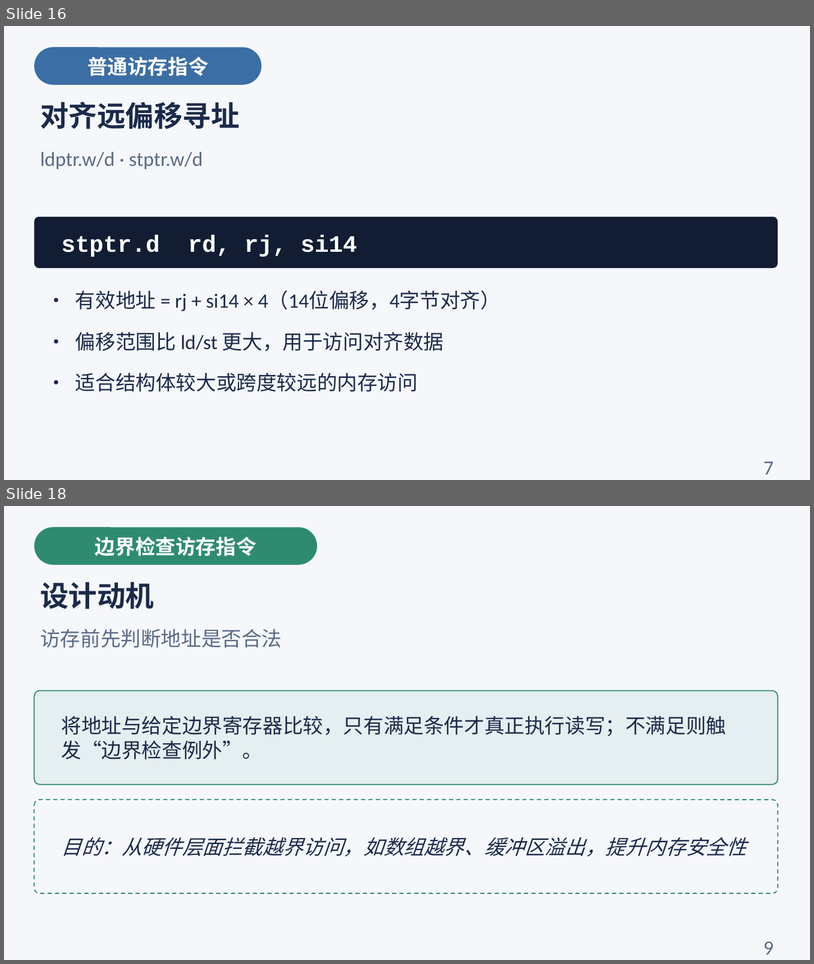
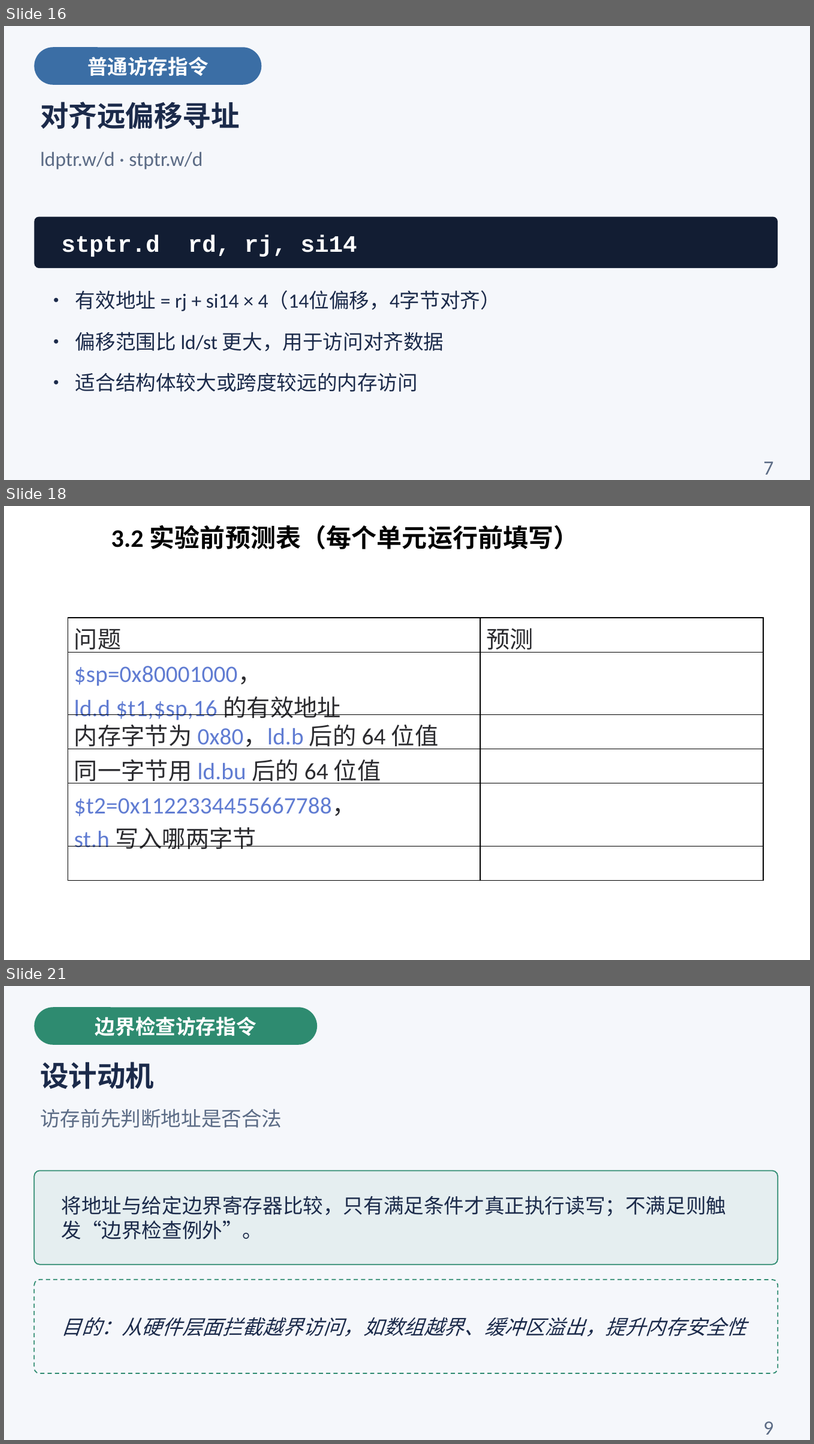
Before and after one commit to cxi218447-byte/miniOS, a slide deck: docs/04/04_load_store_course.pptx. Shown one above the other, each under a label of ours: slides 16 and 18 before the commit, slides 16, 18 and 21 after it; the slides between them are not shown. The pictures are 814x964 and 814x1444 pixels, drawn with LibreOffice and Linux fonts; fonts in the diff are those of the drawing. Boxes give left, top, right and bottom in pixels: in the first picture for what was removed or moved away, otherwise in the second. Text is boxed around its words. In the diff, an @@ line names an element or a change of style, - is before the commit and + after.

```diff
--- a/docs/04/04_load_store_course.pptx
+++ b/docs/04/04_load_store_course.pptx
@@ slide 18 added at <box>4,506,810,960</box>, background #FFFFFF @@
@@ text added at <box>111,525,579,549</box>, 30 pt, text #000000, bold @@
+3.2 实验前预测表（每个单元运行前填写）
@@ table added at <box>68,618,764,880</box>, 6 rows, 2 columns @@
+问题 | 预测
+$sp=0x80001000， / ld.d $t1,$sp,16 的有效地址 | 
+内存字节为 0x80，ld.b 后的 64 位值 | 
+同一字节用 ld.bu 后的 64 位值 | 
+$t2=0x1122334455667788， / st.h 写入哪两字节 | 
+ | 
@@ what was slide 18 is now slide 21 @@
```
Also in this commit, not shown: 3 slides changed, 2 other slides added, 1 other file.
